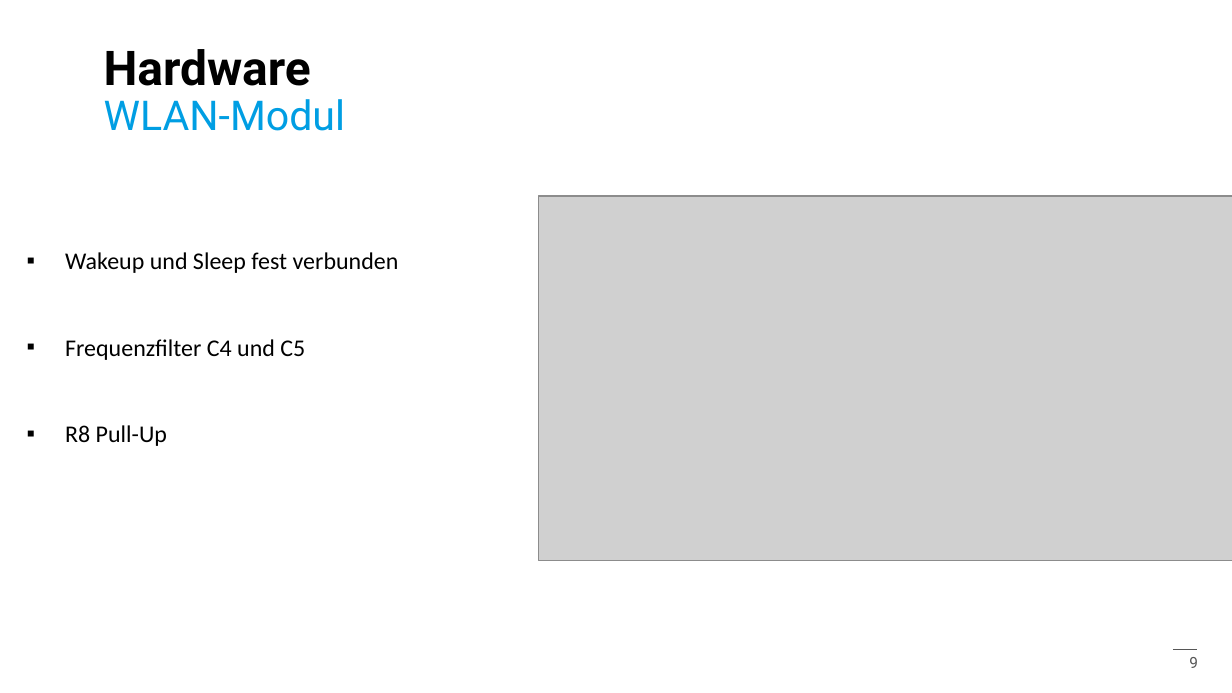
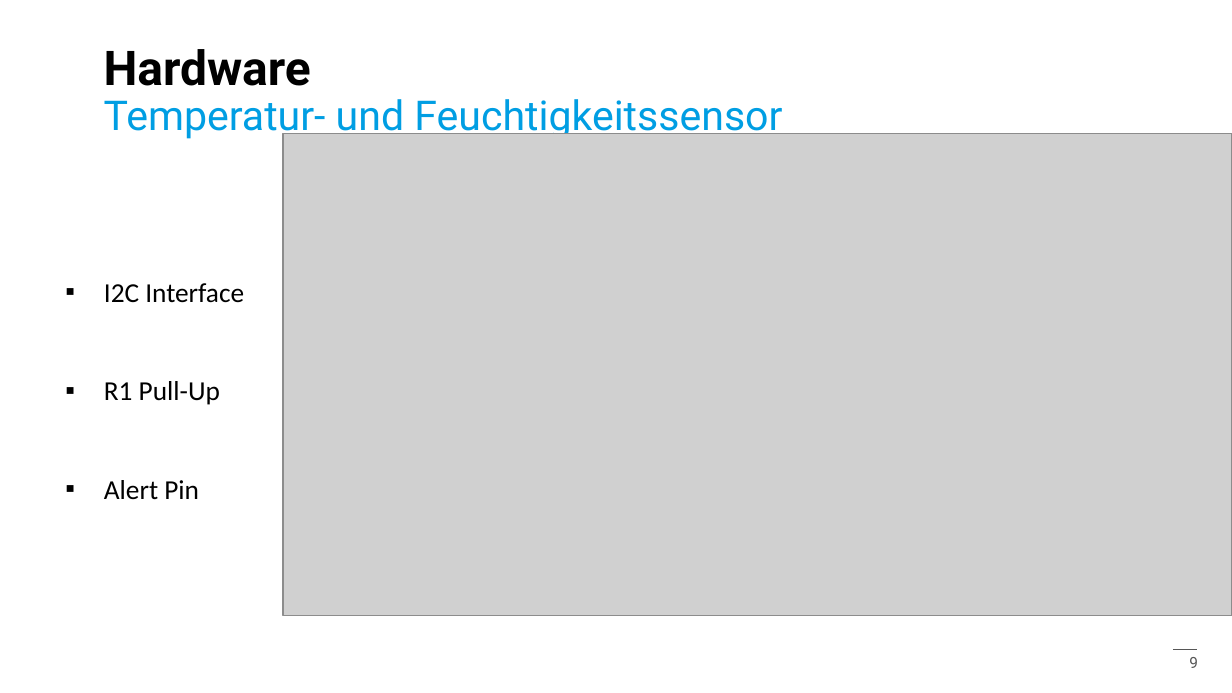
Before and after one commit to ArminWeinmann/Sensor-Board, a slide deck: slide 9 of Präsentation/Präsentation.pptx. Drawn at 1232x693 pixels with LibreOffice and Linux fonts; fonts in the diff are those of the drawing; grey boxes stand for pictures; background and template pictures are left out. Boxes give left, top, right and bottom in pixels: in the first picture for what was removed or moved away, otherwise in the second. Text is boxed around its words. In the diff, an @@ line names an element or a change of style, - is before the commit and + after.

```diff
--- a/Präsentation/Präsentation.pptx
+++ b/Präsentation/Präsentation.pptx
@@ text at (x1=104, y1=99, x2=782, y2=140): text changed @@
-WLAN-Modul
+Temperatur- und Feuchtigkeitssensor
@@ picture resized from (x1=538, y1=196, x2=1232, y2=561) to (x1=283, y1=134, x2=1232, y2=616) @@
@@ text at (x1=104, y1=283, x2=244, y2=500): text changed; size 14 to 16 pt @@
-▪ Wakeup und Sleep fest verbunden
-▪ Frequenzfilter C4 und C5
-▪ R8 Pull-Up
+▪ I2C Interface
+▪ R1 Pull-Up
+▪ Alert Pin
```
Also in this commit, not shown: 8 other slides changed, 2 slides added, 2 slides removed.
